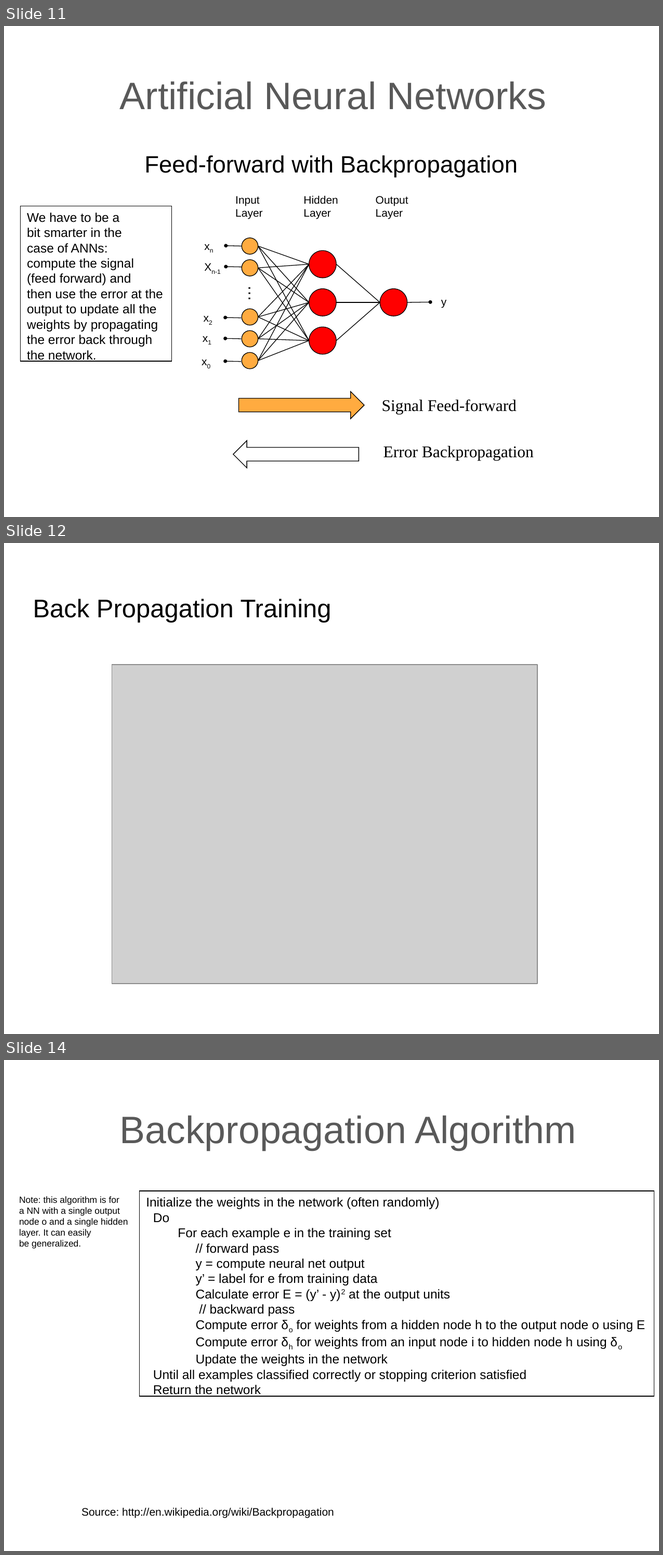
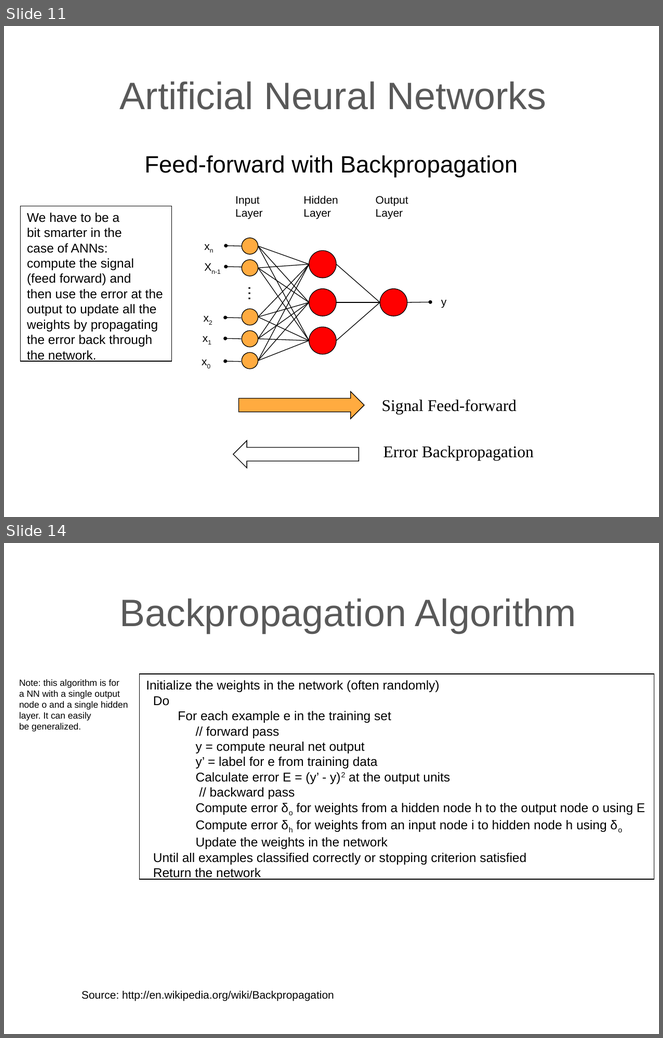
Before and after one commit to lutzhamel/CSC310, a slide deck: notes/14-ANN.pptx. Shown one above the other, each under a label of ours: slides 11, 12 and 14 before the commit, slides 11 and 14 after it; the slides between them are not shown. The pictures are 663x1555 and 663x1038 pixels, drawn with LibreOffice and Linux fonts; fonts in the diff are those of the drawing; grey boxes stand for pictures. Boxes give left, top, right and bottom in pixels: in the first picture for what was removed or moved away, otherwise in the second. Text is boxed around its words. In the diff, an @@ line names an element or a change of style, - is before the commit and + after.

```diff
--- a/notes/14-ANN.pptx
+++ b/notes/14-ANN.pptx
@@ slide 12 removed at (x1=4, y1=543, x2=659, y2=1034), background #FFFFFF @@
@@ title removed at (x1=33, y1=599, x2=332, y2=623) @@
-Back Propagation Training
@@ picture removed at (x1=112, y1=665, x2=538, y2=984) @@
```
Also in this commit, not shown: 2 slides changed, 3 other files.
